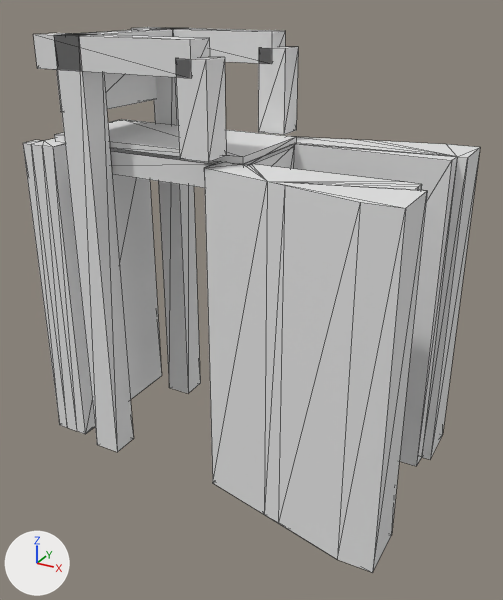
Two versions of the glTF model models/de-veenhoop/de-veenhoop-brug-in-de-sluswei/de-veenhoop-brug-in-de-sluswei.glb, one commit apart.
Camera for both pictures: a 50 mm lens placed at (12.57, -17.93, 4.48), pointed at (2.81, -0.17, -4.4). The lights are fixed; the arrows at lower left show +X, +Y and +Z. The picture after the commit comes second. Mesh edges are drawn as thin lines.

Objects in the first picture: 'building:balans', 'building:balans 2', 'building:contragewicht', 'building:hamei', 'building:hamei 2', 'building:hangstang', 'building:hangstang 2', 'building:portaal', 'road:dek', 'road:landhoofd', 'road:landhoofd 2', 'road:rijbaan lokale weg'.
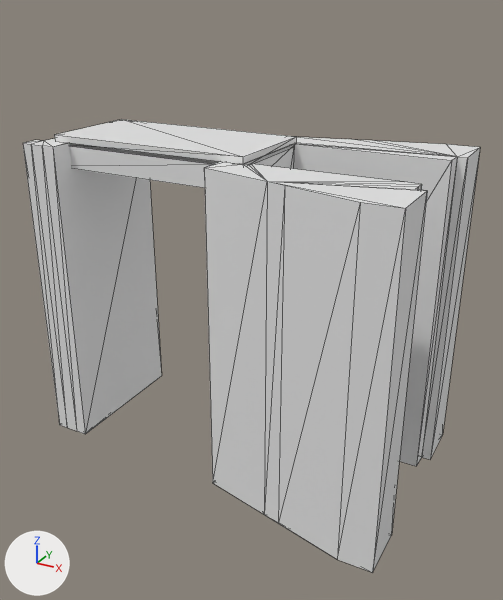
The edits, one by one:
Object 'building:hamei' (ob_building_hamei) is deleted.
Object 'building:hamei 2' (ob_building_hamei_2) is deleted.
Object 'building:portaal' (ob_building_portaal) is deleted.
Object 'building:balans' (ob_building_balans) is deleted.
Object 'building:hangstang' (ob_building_hangstang) is deleted.
Object 'building:balans 2' (ob_building_balans_2) is deleted.
Object 'building:hangstang 2' (ob_building_hangstang_2) is deleted.
Object 'building:contragewicht' (ob_building_contragewicht) is deleted.

What differs and where, as boxes (x1, y1, x2, y2) in the pictures (503 x 600 px):
'building:hamei 2', deleted
    before: (54, 35, 134, 452)
'building:hamei', deleted
    before: (154, 28, 200, 393)
'building:balans 2', deleted
    before: (33, 33, 210, 78)
'building:hangstang 2', deleted
    before: (175, 57, 226, 162)
'building:hangstang', deleted
    before: (258, 46, 298, 135)
'building:balans', deleted
    before: (131, 27, 285, 64)
'building:contragewicht', deleted
    before: (56, 70, 157, 112)
'building:portaal', deleted
    before: (66, 28, 173, 37)
